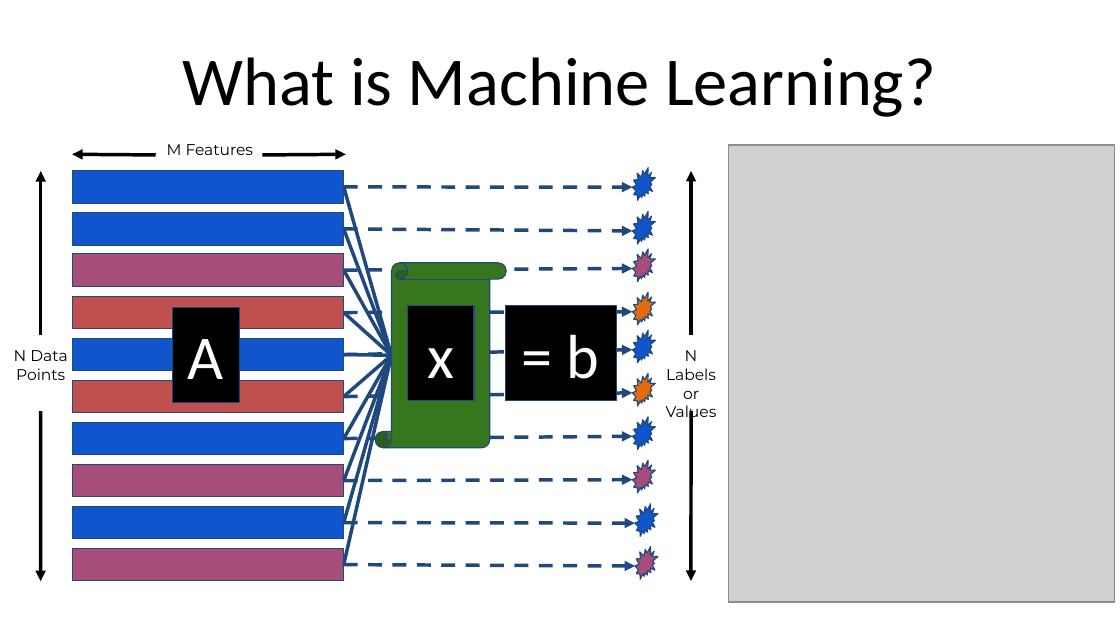
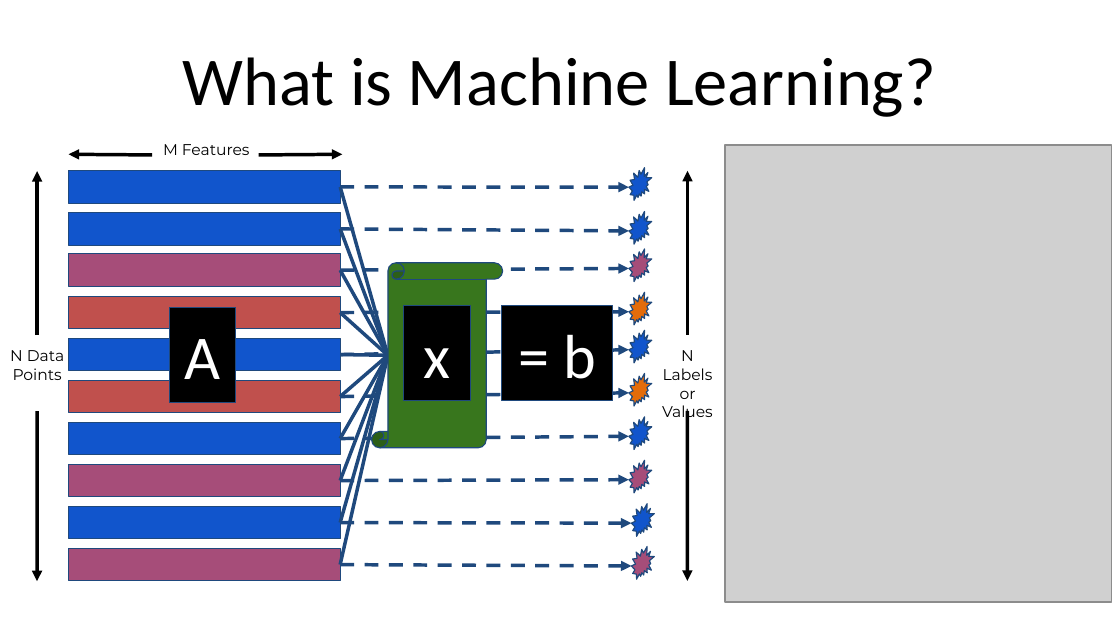
Before and after one commit to UM-SC2/HPC-DS-workshop-2018, a slide deck: slide 5 of session04/11_1_18_SC2_ML_with_SKlearn_workshop_slides.pptx. Drawn at 1120x630 pixels with LibreOffice and Linux fonts; fonts in the diff are those of the drawing; grey boxes stand for pictures. Boxes give left, top, right and bottom in pixels: in the first picture for what was removed or moved away, otherwise in the second. Text is boxed around its words. In the diff, an @@ line names an element or a change of style, - is before the commit and + after.

```diff
--- a/session04/11_1_18_SC2_ML_with_SKlearn_workshop_slides.pptx
+++ b/session04/11_1_18_SC2_ML_with_SKlearn_workshop_slides.pptx
@@ 16 arrows, 12 rectangles, 10 lines, 8 irregular seals, 3 texts, 1 picture moved together from (x1=14, y1=144, x2=1116, y2=603) to (x1=10, y1=144, x2=1111, y2=603) @@
```
Also in this commit, not shown: 5 other slides changed, 1 slide added.
